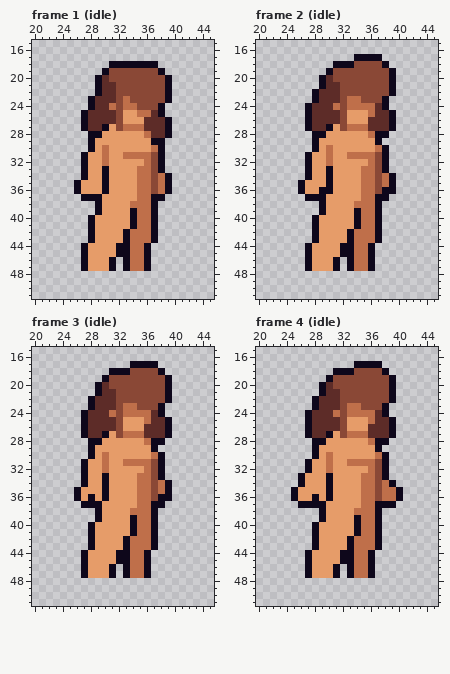
Two states of a pixel-art file, assets/character/female_character_ase.ase. The picture above was drawn from the file before the commit.
64x64 pixels, 27 frames. Shown: frame 1 (idle): x 20..45, y 15..51; frame 2 (idle): x 20..45, y 15..51; frame 3 (idle): x 20..45, y 15..51; frame 4 (idle): x 20..45, y 15..51. The commit also changed other frames, which this record leaves out.
The same view after the edit:
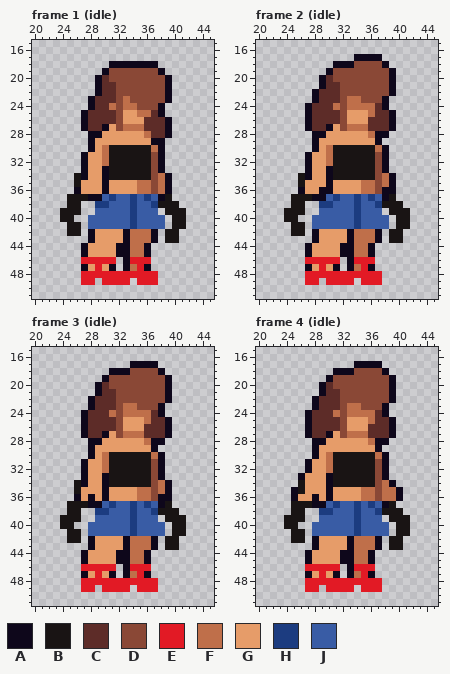
Palette (. is transparent): A #0e071b  B #191414  C #5d2c28  D #8a4836  E #e21a25  F #bf6f4a  G #e69c69  H #1c3c80  J #395ca5
The edit:
layer "top2" added
layer "bottom1" added
layer "boots1" added
Changed rows in their new state; - is an unchanged pixel.
Frame 1 (idle), layers "boots1", "bottom1", "top2":
first column x 24:
30 -------BBBBBB-----
31 -------BBBBBB-----
32 -------BBBBBB-----
33 -------BBBBBB-----
34 --B----BBBBBB-----
35 --B---------------
37 -BBB--JHJJHJHJ-B--
38 -BB--HHJJJHJJHBBB-
39 BBB--JJJJJHJJJ-BBB
40 BB--JJJJJJHJJJJ-BB
41 -BB-JJJJJJHJJJJ-BB
42 -BB------------BB-
43 ---------------BB-
46 ---EEEEE--EEE-----
47 -----E-----E------
48 ---EEEEEEEEEEE----
49 ---EE-EEEE-EEE----
Frame 2 (idle), layers "boots1", "bottom1", "top2": the same change as frame 1 (idle)
Frame 3 (idle), layers "boots1", "bottom1", "top2": the same change as frame 1 (idle)
Frame 4 (idle), layers "boots1", "bottom1", "top2": the same change as frame 1 (idle)
Boxes around the changes in both pictures, in picture pixels (x1, y1, x2, y2):
changed: (60, 145, 186, 285)
changed: (284, 145, 410, 285)
changed: (60, 452, 186, 592)
changed: (284, 452, 410, 592)
